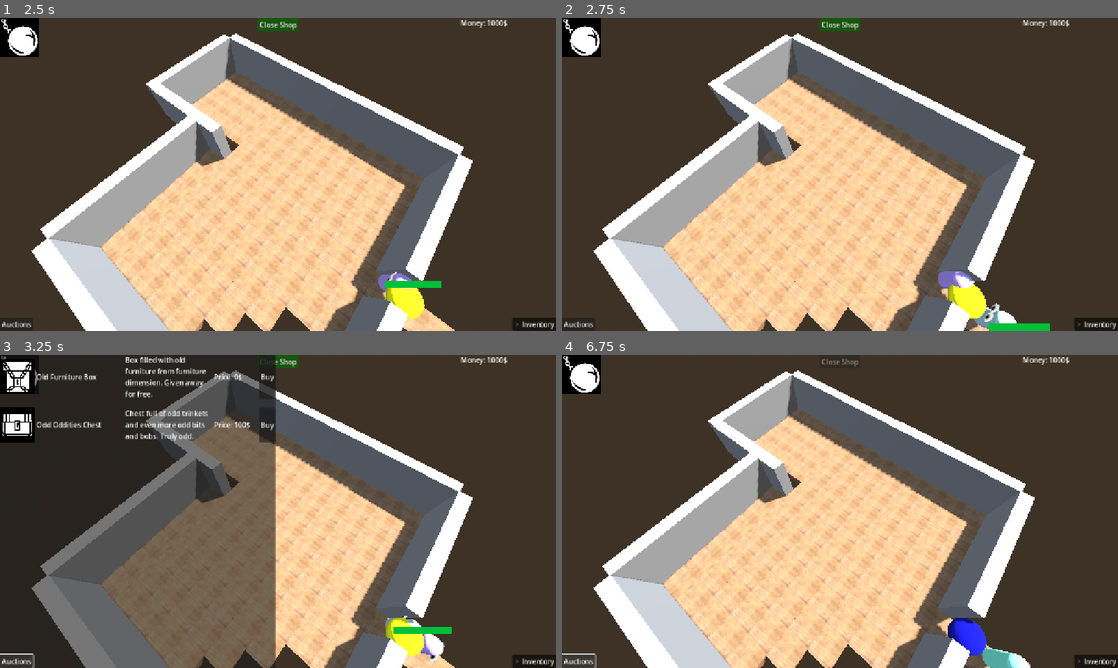
Above: before the commit, frames 1-4 (two rows, left to right).
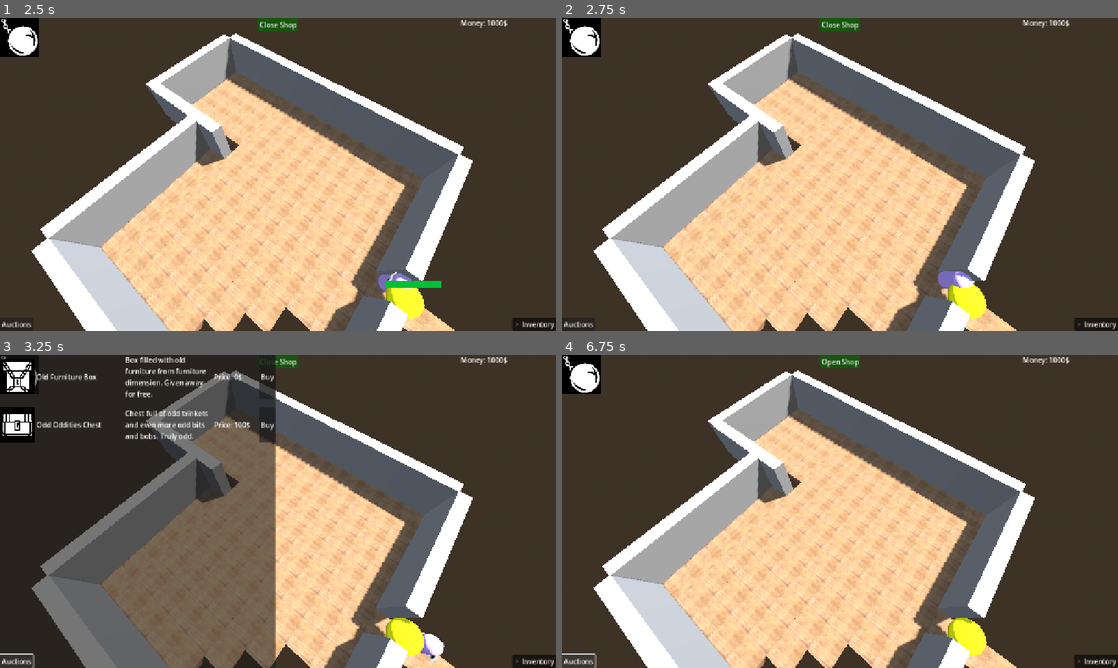
Above: after the commit, the same moments.

Repository: IkutiDev/furniture-hunter
Game: Godot game, scene res://player_room.tscn
Two runs of this game, one before a commit and one after it. Both use one fixed random seed, a clock stepped at 60 frames per second and the inputs below.
Inputs (mouse positions are in pixels of both pictures, inside the frame that each line leads up to):
- Up to frame 1 (2.5 s): click (22, 36) at 0.5 s; click "Open Shop" at 1.25 s; click (411, 39) at 2 s
- Up to frame 2 (2.75 s): no input
- Up to frame 3 (3.25 s): click "Auctions" at 2.75 s
- Up to frame 4 (6.75 s): click "Buy" at 3.5 s; click (584, 373) at 4.25 s; click "Close Shop" (after the commit: "Open Shop") at 5 s; click "Buy" at 5.75 s; click "Auctions" at 6.5 s

Frame 1 is identical in both runs. In frame 2, 0.6% of the frame differs, in the area x 72-88%, y 91-100%; in frame 3, 0.4%; in frame 4, 1.4%, in the area x 46-85%, y 0-100%.

Commit message:
changed how the furniture lsit used by NPC is handled

Diff:
--- a/event_bus.gd
+++ b/event_bus.gd
@@ -11,7 +11,7 @@
 signal clicked_on_furniture(furniture)
 
 signal set_price_on_furniture(furniture)
-signal furniture_sold()
+signal furniture_sold(furniture)
 
 signal money_value_changed()
 
--- a/furniture/furniture_instance.gd
+++ b/furniture/furniture_instance.gd
@@ -40,8 +40,9 @@
 
 func sold() -> void:
 	PlayerInventory.earn_money(current_price)
+
+	EventBus.furniture_sold.emit(self)
 	queue_free()
-	EventBus.furniture_sold.emit()
 
 
 func _on_static_body_3d_input_event(camera: Node, event: InputEvent, event_position: Vector3, normal: Vector3, shape_idx: int) -> void:
--- a/non_persons/spawner.gd
+++ b/non_persons/spawner.gd
@@ -9,7 +9,8 @@
 
 @export var max_customer_count = 5
 
-@export var furniture_set_to_be_sold : Array[Node3D]
+@export var furniture_set_to_be_sold : Array[FurnitureInstance]
+
 var _customer_count = 0
 
 var is_day = false
@@ -22,10 +23,14 @@
 	EventBus.start_day.connect(start_day)
 	EventBus.end_day.connect(end_day)
 	EventBus.set_price_on_furniture.connect(add_furniture_to_collection)
+	EventBus.furniture_sold.connect(remove_furniture_from_collection)
 
 
 func add_furniture_to_collection(instance : FurnitureInstance) -> void:
 	furniture_set_to_be_sold.append(instance)
+
+func remove_furniture_from_collection(instance : FurnitureInstance) -> void:
+	furniture_set_to_be_sold.erase(instance)
 
 func start_day():
 	$DayToggle/DayIndicator.mesh.material.albedo_color = Color("yellow")
@@ -46,10 +51,7 @@
 	new_customer.global_position = $SpawnPoint.global_position
 	new_customer.exit_location = $TheAreaThatEatsPeople.global_position
 	new_customer.entrance_location = $ShopEntrance.global_position
-	var points_of_interests_positions : PackedVector3Array
-	for p in furniture_set_to_be_sold:
-		points_of_interests_positions.append(p.position)
-	new_customer.points_of_interest = points_of_interests_positions.duplicate()
+	new_customer.furniture_set_to_be_sold = furniture_set_to_be_sold
 	where_to_plonk_customers.add_child(new_customer)
 	_customer_count += 1
 	pass
--- a/non_persons/test_customer.gd
+++ b/non_persons/test_customer.gd
@@ -7,7 +7,7 @@
 
 var visited_points = PackedVector3Array()
 
-@export var points_of_interest = PackedVector3Array()
+@export var furniture_set_to_be_sold : Array[FurnitureInstance]
 
 @export var character_speed = 2.0
 
@@ -54,13 +54,25 @@
 
 
 func _on_think_i_chose_to_walk() -> void:
+
+	var points_of_interest : PackedVector3Array
+	for thing in furniture_set_to_be_sold:
+		points_of_interest.push_back(thing.global_position)
 	if points_of_interest.is_empty():
 		energy = 0
+		print("Oh what a tragedy! There are no things to be bought!")
+		$StateMachine.transition_to("Think",[])
+		return
+	for point in visited_points:
+		points_of_interest.erase(point)
+	if points_of_interest.is_empty():
+		energy = 0
+		print("I have seen everything to be seen!")
 		$StateMachine.transition_to("Think",[])
 		return
 	var going_to = points_of_interest[randi()%points_of_interest.size()]
-	points_of_interest.erase(going_to)
-
+	visited_points.push_back(going_to)
+	print("I shall walk to ",going_to," next!")
 	set_target_position(going_to)
 	energy -= 15
 	$StateMachine.transition_to("Walk")
@@ -78,9 +90,11 @@
 	var objects_seen = $LookingEyes.get_overlapping_bodies()
 	if objects_seen.is_empty():
 		print("I want to buy, but I dont see anything!")
+		$StateMachine.transition_to("Think",["nothing to buy"])
+		energy -= 15
 		return
 
-	var selected_object = objects_seen[0].get_parent()
+	var selected_object = objects_seen[0].get_parent() as FurnitureInstance
 
 
 	#if item_list.is_empty():
@@ -105,7 +119,7 @@
 	else:
 		money -= items_price
 		PlayerInventory.earn_money(items_price)
-		# call to selected_object to get sold goes here
+		selected_object.sold()
 		print("I bought a ", selected_object,", I now have only this much money: ", money)
 		$StateMachine.transition_to("Idle",[1.5])
 
@@ -118,7 +132,7 @@
 		print("I want to buy, but I dont see anything!")
 		return
 
-	var selected_object = objects_seen[0].get_parent()
+	var selected_object = objects_seen[0].get_parent() as FurnitureInstance
 
 	var items_price = selected_object.current_price
 
--- a/non_persons/test_customer.tscn
+++ b/non_persons/test_customer.tscn
@@ -23,7 +23,7 @@
 
 [sub_resource type="CylinderShape3D" id="CylinderShape3D_twq3s"]
 height = 4.19084
-radius = 2.305
+radius = 2.285
 
 [sub_resource type="Gradient" id="Gradient_twq3s"]
 offsets = PackedFloat32Array(0, 0.016713092)
@@ -43,7 +43,6 @@
 collision_layer = 4
 collision_mask = 0
 script = ExtResource("1_qrjrq")
-points_of_interest = PackedVector3Array()
 
 [node name="StateMachine" type="Node" parent="."]
 script = ExtResource("1_y15eb")
--- a/player_room.tscn
+++ b/player_room.tscn
@@ -220,6 +220,7 @@
 [node name="Spawner" parent="." node_paths=PackedStringArray("where_to_plonk_customers") instance=ExtResource("9_8qgar")]
 transform = Transform3D(1, 0, 0, 0, 1, 0, 0, 0, 1, 11.060858, 0, 3.5197692)
 where_to_plonk_customers = NodePath("../NavigationRegion3D")
+max_customer_count = 1
 
 [node name="SpawnPoint" parent="Spawner" index="0"]
 transform = Transform3D(1, 0, 0, 0, 1, 0, 0, 0, 1, -3.410407, 0.54527146, -0.07077289)
